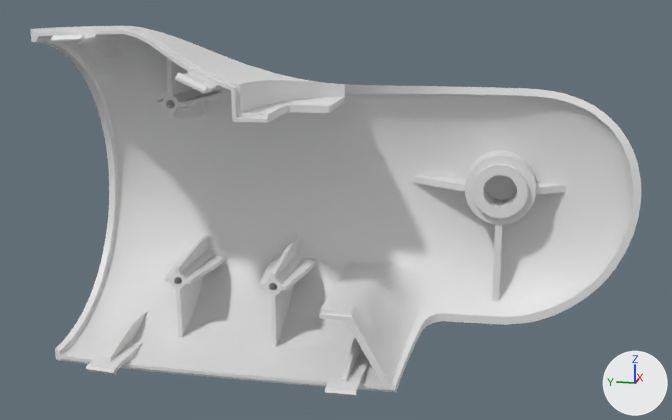
The OBJ model dyna_taku/assets/meshes/right_shoulder_roll_link_surface_1.obj as it was, and as the next commit left it.
The view is the same before and after, from a 50 mm camera at (-0.279, -0.006, 0.072) aimed at (0.026, 0.055, -0.004). Lighting does not change. The marker at lower right points along +X, +Y and +Z. The older version comes first. Where no turn or scale is listed for an object, it has been applied to the vertices. Vertices at exactly the same position are counted once.

The older version as bpy lines, for what is in view:
```python
me_right_shoulder_roll_link_surface_1 = bpy.data.meshes.new('right_shoulder_roll_link_surface_1')
me_right_shoulder_roll_link_surface_1.from_pydata(...)  # 2066 vertices, 4128 faces; spans x -0.01..0.065, y -0.047..0.15, z -0.059..0.058
ob_right_shoulder_roll_link_surface_1 = bpy.data.objects.new('right_shoulder_roll_link_surface_1', me_right_shoulder_roll_link_surface_1)
ob_right_shoulder_roll_link_surface_1.location = (0.0, 0.0, 0.0)
```
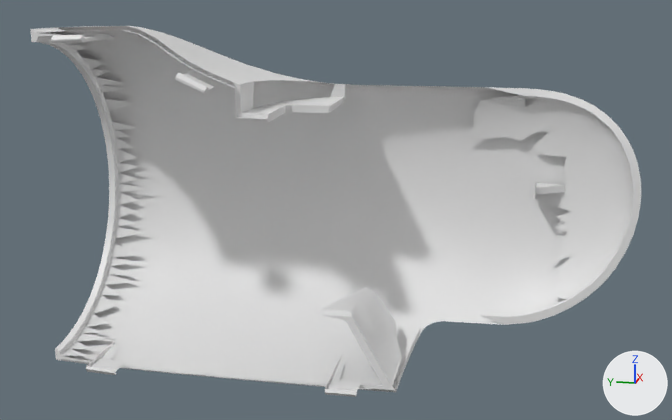
Changed parts and their boxes (x1, y1, x2, y2) in the pictures (672 x 420 px):
part 1 of me_right_shoulder_roll_link_surface_1, cut back
    before: (75, 30, 567, 390)
    after: (325, 362, 360, 389)

What the commit changed:
me_right_shoulder_roll_link_surface_1 is used by ob_right_shoulder_roll_link_surface_1; location (0.0, 0.0, 0.0).
me_right_shoulder_roll_link_surface_1 had 2066 vertices, 4128 faces and spanned x -0.01..0.065, y -0.047..0.15, z -0.059..0.058.
me_right_shoulder_roll_link_surface_1 now has 1190 vertices, 2108 faces and spans x -0.01..0.065, y -0.047..0.15, z -0.059..0.058.
me_right_shoulder_roll_link_surface_1 part 1: 2 vertices moved within x 0.0, y 0.051, z -0.056; 876 vertices removed from x -0.003..0.063, y -0.019..0.14, z -0.056..0.056.
